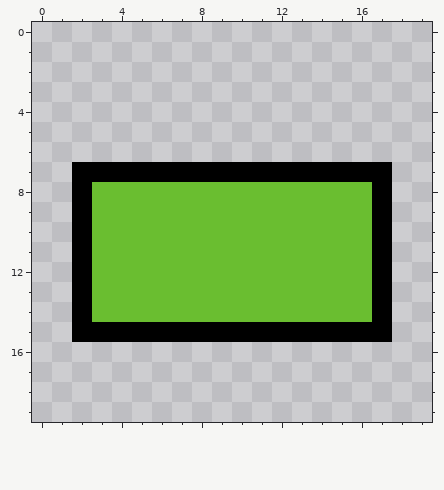
Two versions of one pixel-art file, entities/prototype/player/player_rectangle.ase. Above is the file before it was changed.
20x20 pixels, 1 frame.
Now the later version:
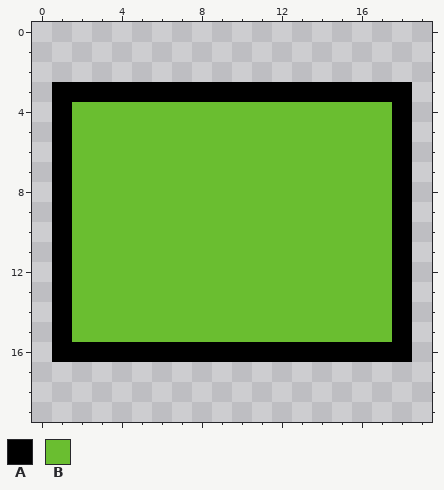
Palette (. is transparent): A #000000  B #6abe30
What changed:
{"y":3,"x":1,"old":"..................","new":"AAAAAAAAAAAAAAAAAA"}
{"y":4,"x":1,"old":"..................","new":"ABBBBBBBBBBBBBBBBA"}
{"y":5,"x":1,"old":"..................","new":"ABBBBBBBBBBBBBBBBA"}
{"y":6,"x":1,"old":"..................","new":"ABBBBBBBBBBBBBBBBA"}
{"y":7,"x":1,"old":".AAAAAAAAAAAAAAAA.","new":"ABBBBBBBBBBBBBBBBA"}
{"y":8,"x":1,"old":".A","new":"AB"}
{"y":8,"x":17,"old":"A.","new":"BA"}
{"y":9,"x":1,"old":".A","new":"AB"}
{"y":9,"x":17,"old":"A.","new":"BA"}
{"y":10,"x":1,"old":".A","new":"AB"}
{"y":10,"x":17,"old":"A.","new":"BA"}
{"y":11,"x":1,"old":".A","new":"AB"}
{"y":11,"x":17,"old":"A.","new":"BA"}
{"y":12,"x":1,"old":".A","new":"AB"}
{"y":12,"x":17,"old":"A.","new":"BA"}
{"y":13,"x":1,"old":".A","new":"AB"}
{"y":13,"x":17,"old":"A.","new":"BA"}
{"y":14,"x":1,"old":".A","new":"AB"}
{"y":14,"x":17,"old":"A.","new":"BA"}
{"y":15,"x":1,"old":".AAAAAAAAAAAAAAAA.","new":"ABBBBBBBBBBBBBBBBA"}
{"y":16,"x":1,"old":"..................","new":"AAAAAAAAAAAAAAAAAA"}
{"label":"changed","picture_box":[52,82,412,362]}
